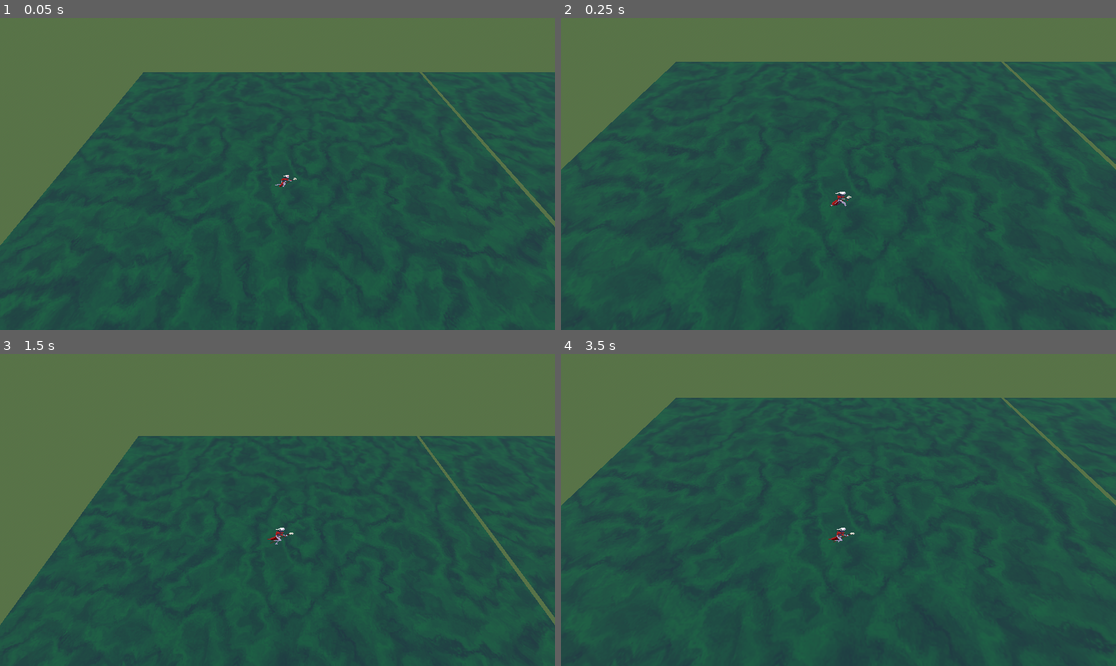
Above: before the commit, frames 1-4 (two rows, left to right).
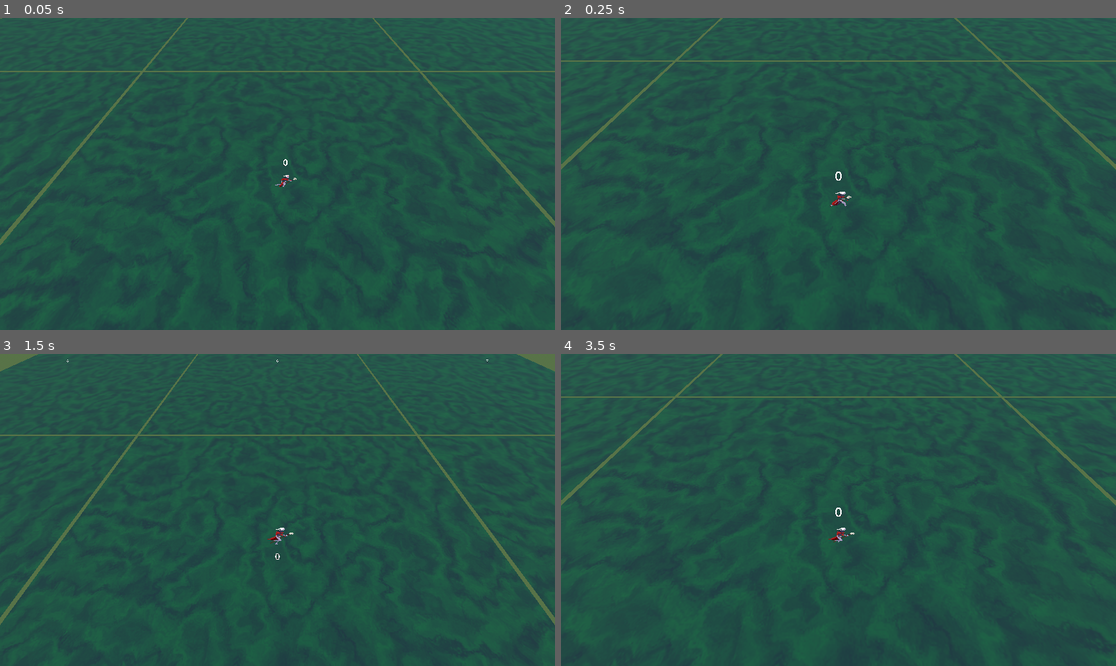
Above: after the commit, the same moments.

Repository: ErikHogberg/necromancer-tgjam24
Game: Godot game, scene res://main.tscn
Two runs of this game, one before a commit and one after it. Both use one fixed random seed, a clock stepped at 60 frames per second and the inputs below.
Inputs (mouse positions are in pixels of both pictures, inside the frame that each line leads up to):
- Up to frame 1 (0.05 s): no input
- Up to frame 2 (0.25 s): no input
- Up to frame 3 (1.5 s): tap Enter at 0.5 s; move the mouse to (399, 494) at 0.52 s; click (399, 494) at 0.67 s; tap Space at 1.25 s; move the mouse to (166, 525) at 1.27 s; click (166, 525) at 1.42 s
- Up to frame 4 (3.5 s): tap Enter at 2 s; move the mouse to (894, 441) at 2.02 s; click (894, 441) at 2.17 s; tap Space at 2.75 s; move the mouse to (810, 572) at 2.77 s; click (810, 572) at 2.92 s

The runs differ from the first frame. In frame 1, 24% of the frame differs, in the area x 0-100%, y 0-71%; in frame 2, 17%; in frame 3, 32%, in the area x 0-100%, y 0-85%; in frame 4, 17%.

Commit message:
bg auto tile working

Diff:
--- /dev/null
+++ b/BGTile.gd
@@ -0,0 +1,7 @@
+extends StaticBody3D
+class_name BGTile
+
+@export var label: Label3D
+
+func SetIndex(index: int):
+	label.text = str(index)
--- a/main.tscn
+++ b/main.tscn
@@ -26,6 +26,7 @@
 		for y in 3:
 			var i = 3*y+x
 			tiles[i].position = Vector3(tilingSize.x * x, 0, tilingSize.y*y)
+			tiles[i].get_child(2).text = str(i)
 	#
 #func left_tile_index():
 	#var left = currentCenterTileIndex -1
@@ -44,23 +45,54 @@
 	#if down >8:
 		#down-=9
 
+func flatPos(pos: Vector3) -> Vector2:
+	return Vector2(pos.x, pos.z)
+
+var lastDir: Vector2
+var left = false
+var right = false
+var up = false
+var down = false
+
+func shouldTile(tilePos: Vector3, refPos: Vector2)-> bool:
+	lastDir = flatPos(tilePos) - refPos
+
+	up = false
+	down = false
+	right= false
+	left = false
+
+	if lastDir.x < -tilingDistance:
+		left = true
+		return true
+	if lastDir.x > tilingDistance:
+		right= true
+		return true
+	if lastDir.y < -tilingDistance:
+		up = true
+		return true
+	if lastDir.y > tilingDistance:
+		down = true
+		return true
+
+	return false
+
 func update_pos(pos: Vector2):
-	# todo: compare pos to center of current center tile (offset by tilingOffset), move some tiles and change center index if pos is too close to edge
-	var currentCenterPos = tiles[currentCenterTileIndex].global_position
-	if (Vector2(currentCenterPos.x, currentCenterPos.z) + tilingOffset).distance_to(pos) > tilingDistance:
-		var shortest = 9999
-		var shortestIndex = currentCenterTileIndex
-		for index in tiles.size():
-			var tileCenterPos = tiles[index].global_position
-			var distance = (Vector2(tileCenterPos.x, tileCenterPos.z) + tilingOffset).distance_to(pos)
-			if(shortest>distance):
-				shortest=distance
-				shortestIndex = index
-
-		var oldIndex =currentCenterTileIndex
-		currentCenterTileIndex = shortestIndex
-		# todo: move tiles
-		#var xdiff =
+	var refPos = pos + tilingOffset
+	for x in 3:
+		for y in 3:
+			var i = y*3+x
+			var tile = tiles[i]
+			if shouldTile(tile.global_position, refPos):
+				if left:
+					tile.global_position.x += tilingSize.x *3
+				elif right:
+					tile.global_position.x -= tilingSize.x*3
+				if up:
+					tile.global_position.z += tilingSize.y*3
+				elif down:
+					tile.global_position.z -= tilingSize.y*3
+
 "
 
 [sub_resource type="BoxShape3D" id="BoxShape3D_q4vtr"]
@@ -287,6 +319,12 @@
 transform = Transform3D(1, 0, 0, 0, -4.37114e-08, 1, 0, -1, -4.37114e-08, 0, 0, 0)
 mesh = SubResource("QuadMesh_tn8qn")
 
+[node name="Label3D" type="Label3D" parent="BG/Tile"]
+transform = Transform3D(1, 0, 0, 0, 1, 0, 0, 0, 1, 0, 7.96046, 0)
+billboard = 1
+text = "1"
+font_size = 320
+
 [node name="Player" type="Node3D" parent="." node_paths=PackedStringArray("DirRef")]
 transform = Transform3D(1, 0, 0, 0, 1, 0, 0, 0, 1, 0, 1, 0)
 script = SubResource("GDScript_jlvf1")
